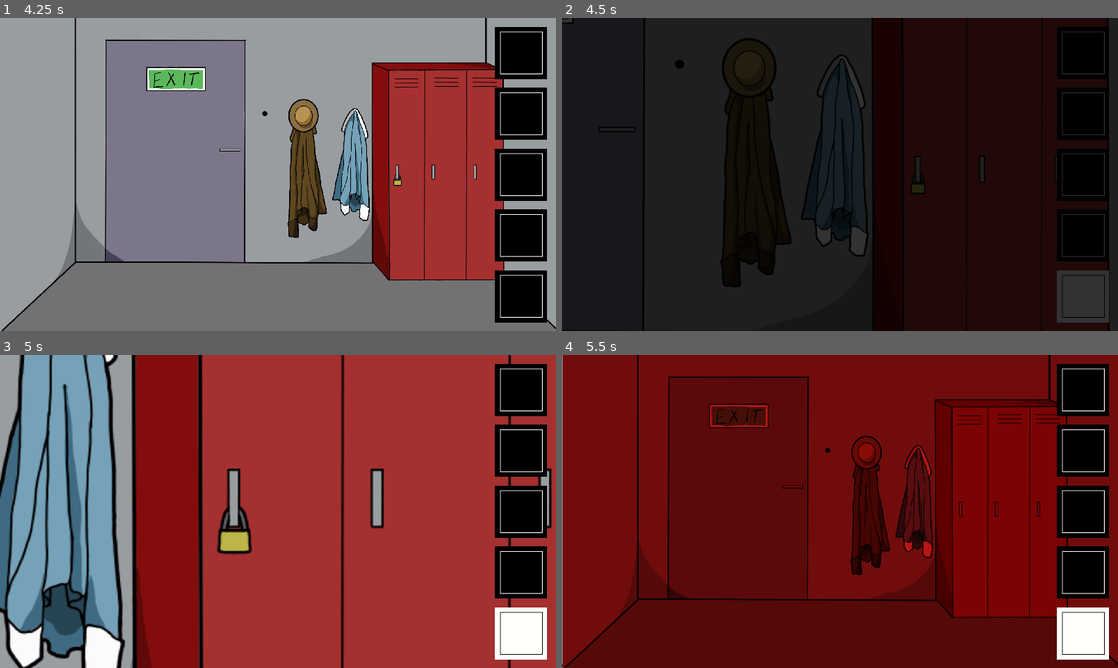
Above: before the commit, frames 1-4 (two rows, left to right).
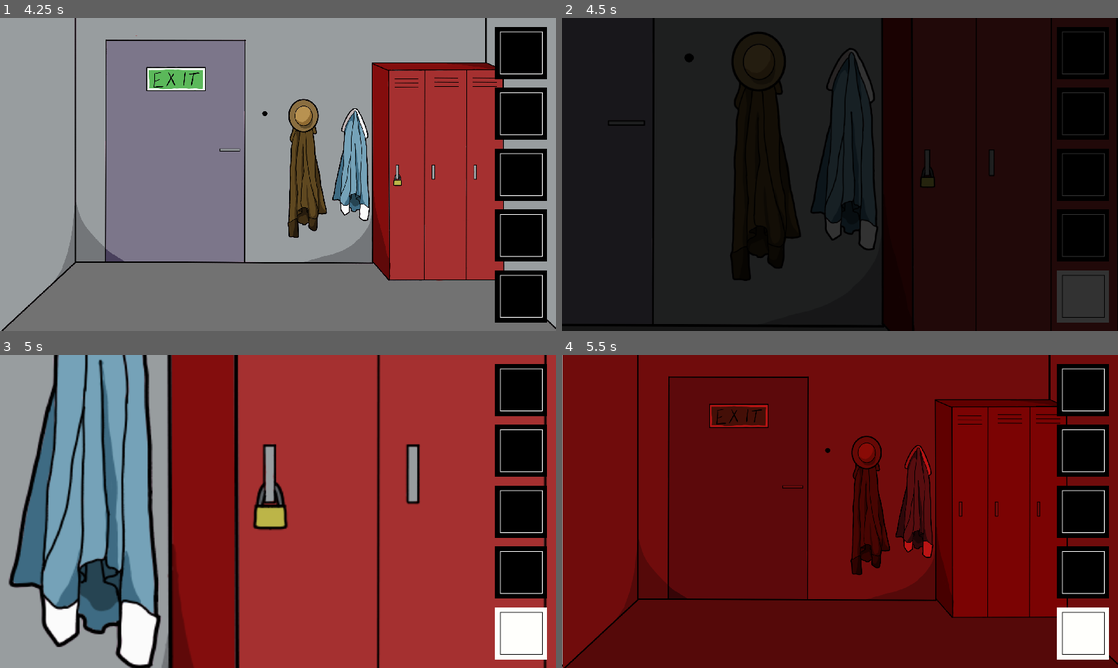
Above: after the commit, the same moments.

Repository: bemain/game-jam-2022w8
Game: Godot game, scene res://World.tscn
Same seed, same stepped clock (60 frames per second), same inputs: the game is played once before the commit and once after it.
Inputs (mouse positions are in pixels of both pictures, inside the frame that each line leads up to):
- Up to frame 1 (4.25 s): click (522, 52) at 0.5 s; click (522, 115) at 1.25 s; click (522, 174) at 2 s; click (522, 233) at 2.75 s; click (522, 296) at 3.5 s
- Up to frame 2 (4.5 s): tap Enter at 4.25 s; move the mouse to (962, 180) at 4.27 s; hold Right (ui_right) from 4.28 s (still down); click (962, 180) at 4.42 s
- Up to frame 3 (5 s): keep holding Right (ui_right)
- Up to frame 4 (5.5 s): move the mouse to (795, 536) at 5.02 s; release Right (ui_right) at 5.03 s; hold Down (ui_down) from 5.03 s (still down); click (795, 536) at 5.17 s

Frame 1 is identical in both runs. In frame 2, 7.3% of the frame differs, in the area x 0-100%, y 0-100%; in frame 3, 37%; in frame 4, less than 0.1%.

Commit message:
Cleanup Locker1

Diff:
--- a/Rooms/Room1/Locker1.gd
+++ b/Rooms/Room1/Locker1.gd
@@ -31,6 +31,6 @@
 
 func _on_opened():
 	$Sprite.visible = true
-	$Lock.position = Vector2(0, 400)  # Position Lock on the floor
+	$Lock.position = Vector2(0, 380)  # Position Lock on the floor
 	$Lock.rotation_degrees = 90
 	$Lock/AnimatedSprite.animation = "On floor"
--- a/Rooms/Room1/Locker1.tscn
+++ b/Rooms/Room1/Locker1.tscn
@@ -65,7 +65,7 @@
 shape = SubResource( 2 )
 
 [node name="Lock" parent="." instance=ExtResource( 8 )]
-position = Vector2( 1, 0 )
+position = Vector2( -30, 21 )
 object_name = "Locker1_Lock"
 key = "Key1"
 
@@ -73,15 +73,12 @@
 object_name = "Locker1_LockFocus"
 
 [node name="CollisionShape2D" type="CollisionShape2D" parent="Lock/LockFocus" index="0"]
-position = Vector2( -31, 21 )
 shape = SubResource( 5 )
 
 [node name="CollisionShape2D" type="CollisionShape2D" parent="Lock"]
-position = Vector2( -31, 21 )
 shape = SubResource( 3 )
 
 [node name="AnimatedSprite" type="AnimatedSprite" parent="Lock"]
-position = Vector2( -31, 21 )
 frames = SubResource( 4 )
 animation = "Locked"
 
